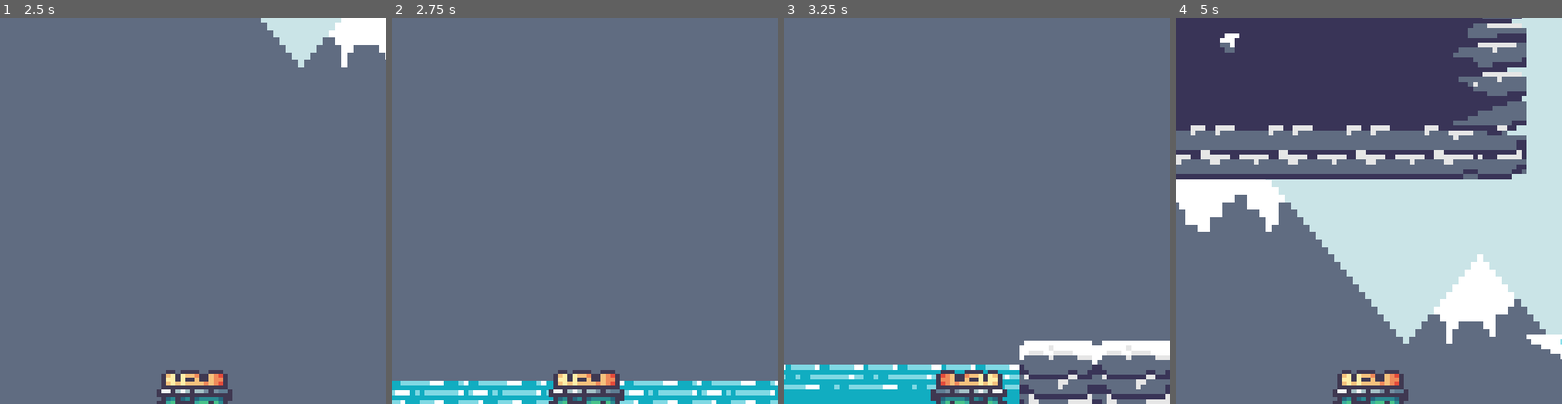
Above: before the commit, frames 1-4 (left to right).
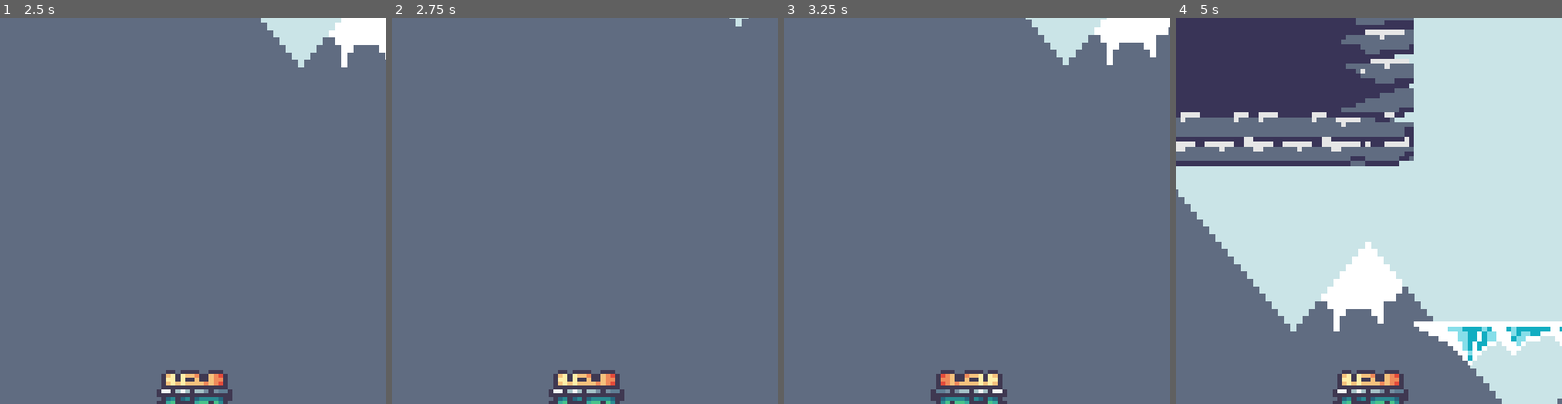
Above: after the commit, the same moments.

Repository: waleedlugod/2d-platformer
Game: Godot game, scene res://scenes/world.tscn
Same seed, same stepped clock (60 frames per second), same inputs: the game is played once before the commit and once after it.
Inputs:
- Up to frame 1 (2.5 s): tap Enter at 0.5 s; hold Right (right) 0.53-2.03 s; tap W (up) at 0.77, 1.52 s; hold A (left) from 2.03 s (still down)
- Up to frame 2 (2.75 s): keep holding A (left)
- Up to frame 3 (3.25 s): release A (left) at 2.78 s; hold Right (right) from 2.78 s (still down); tap W (up) at 3.02 s
- Up to frame 4 (5 s): tap W (up) at 3.77, 4.52 s; release Right (right) at 4.28 s; hold A (left) from 4.28 s (still down)

Frame 1 is identical in both runs. In frame 2, 4.9% of the frame differs, in the area x 0-100%, y 0-100%; in frame 3, 11%; in frame 4, 43%.

Commit message:
adjust underwater velocity

Diff:
--- a/Scripts/player.gd
+++ b/Scripts/player.gd
@@ -4,6 +4,7 @@
 @export var gravity = 30
 @export var jump_force = 700
 @export var is_underwater = false
+@export var max_underwater_velocity = 100
 @export var max_jumps = 2 # Maximum number of jumps
 @onready var sprite_2d = $Sprite2D
 @onready var area_2d = $Area2D
@@ -16,15 +17,19 @@
 	is_underwater = false
 	gravity = 30
 	jump_force = 700
+	speed = 300
 	for body in area_2d.get_overlapping_bodies():
 		if body.name == "Water":
 			is_underwater = true
-			gravity = 1
+			gravity = 10
 			jump_force = 300
+			speed = 100
 
 	# Apply gravity when not on the floor
 	if !is_on_floor():
 		velocity.y += gravity
+		if is_underwater and velocity.y > max_underwater_velocity:
+			velocity.y = max_underwater_velocity
 		sprite_2d.animation = "jumping"
 		if velocity.y > 1000:
 			velocity.y = 1000
--- a/scenes/world.tscn
+++ b/scenes/world.tscn
@@ -355,7 +355,7 @@
 0:0/animation_frame_14/duration = 1.0
 0:0/animation_frame_15/duration = 1.0
 0:0/0 = 0
-0:0/0/physics_layer_0/polygon_0/points = PackedVector2Array(-8, -3, -8, 8, 8, 8, 8, -3)
+0:0/0/physics_layer_0/polygon_0/points = PackedVector2Array(-8, -7, -8, 8, 8, 8, 8, -7)
 0:1/animation_columns = 16
 0:1/animation_frame_0/duration = 1.0
 0:1/animation_frame_1/duration = 1.0
